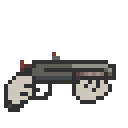
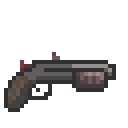
Before/after of a 128×128 layered artwork. What changed in the layer stack:
hid "Capa 9" over [4, 72, 112, 108]
